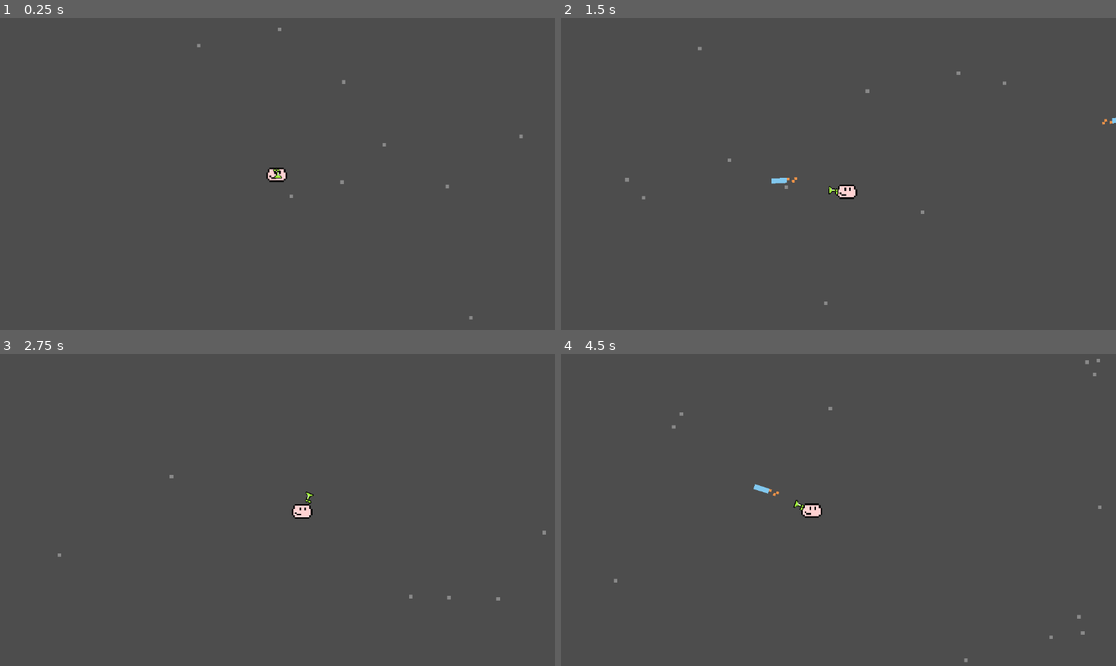
Above: before the commit, frames 1-4 (two rows, left to right).
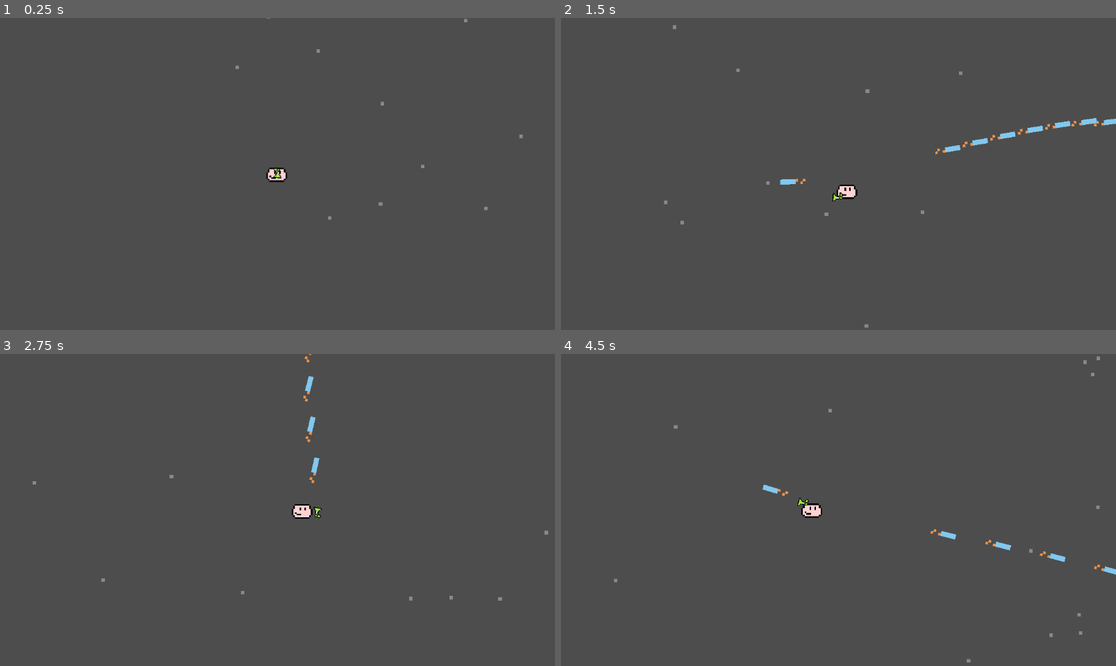
Above: after the commit, the same moments.

Repository: S0nter/azamnoyer
Game: Godot game, scene res://scenes/main.tscn
Same seed, same stepped clock (60 frames per second), same inputs: the game is played once before the commit and once after it. Before the commit the project starts from res://scenes/Main.tscn.
Inputs (mouse positions are in pixels of both pictures, inside the frame that each line leads up to):
- Up to frame 1 (0.25 s): no input
- Up to frame 2 (1.5 s): move the mouse to (960, 158) at 0.52 s; hold D (right) 0.53-1.28 s; hold Space (shoot) 0.53-1.28 s; move the mouse to (727, 189) at 1.27 s; hold S (down) from 1.28 s (still down); tap Space (shoot) at 1.35 s
- Up to frame 3 (2.75 s): move the mouse to (333, 441) at 2.02 s; release S (down) at 2.03 s; hold D (right) from 2.03 s (still down); hold Space (shoot) from 2.03 s (still down)
- Up to frame 4 (4.5 s): move the mouse to (810, 572) at 2.77 s; release D (right) at 2.78 s; release Space (shoot) at 2.78 s; hold W (up) 2.78-3.53 s; tap Space (shoot) at 2.85, 4.35 s; move the mouse to (1005, 556) at 3.52 s; hold Space (shoot) 3.53-4.28 s; hold A (left) from 3.53 s (still down); move the mouse to (672, 463) at 4.27 s

The runs differ from the first frame. In frame 1, 0.1% of the frame differs, in the area x 35-88%, y 0-97%; in frame 2, 0.7%, in the area x 11-100%, y 2-100%; in frame 3, 0.3%; in frame 4, 0.5%.

Commit message:
[rodentous] Try to reimplement gun logic
Gamepad support is missing from this reimplementation. There are some bugs with movement

Diff:
--- /dev/null
+++ b/assets/scripts/gun2.gd
@@ -0,0 +1,35 @@
+extends Sprite2D
+
+@onready var player: CharacterBody2D = get_tree().get_root().get_node("Main/Player")
+var Bullet = preload("res://scenes/bullet.tscn")
+var cooldown: float
+@onready var shoot_point = $"Muzzle"
+
+# Called when the node enters the scene tree for the first time.
+func _ready():
+	pass # Replace with function body.
+
+
+func _process(delta):
+	aim(delta)
+	cooldown -= delta
+	if Input.is_action_pressed("shoot"):
+		if cooldown <= 0:
+			cooldown = 0.1
+			shoot()
+
+
+func aim(delta):
+	var mouse = get_global_mouse_position()
+	look_at(mouse)
+
+	var difference = mouse - position;
+	if position.distance_to(mouse) > 30:
+		difference = difference.normalized() * 30
+	position = lerp(position, difference, delta * 10)
+
+func shoot():
+	var bullet = Bullet.instantiate()
+	get_tree().get_root().add_child(bullet)
+	bullet.global_transform = shoot_point.global_transform
+	bullet.look_at(shoot_point.global_position)
--- /dev/null
+++ b/assets/scripts/player.gd
@@ -0,0 +1,11 @@
+extends CharacterBody2D
+
+@export var speed = 250
+
+func _ready() -> void:
+	pass # Replace with function body.
+
+func _process(delta: float) -> void:
+	var input = Input.get_vector("left", "right", "up", "down")
+	velocity = input.normalized() * speed
+	move_and_slide()
--- a/project.godot
+++ b/project.godot
@@ -11,9 +11,9 @@
 [application]
 
 config/name="Topdown Roguelike"
-run/main_scene="res://scenes/Main.tscn"
+run/main_scene="res://scenes/main.tscn"
 config/features=PackedStringArray("4.2")
-config/icon="res://icon.png"
+config/icon="res://assets/sprites/icon.png"
 
 [importer_defaults]
 
--- a/scenes/Main.tscn
+++ /dev/null
@@ -1,100 +0,0 @@
-[gd_scene load_steps=6 format=3 uid="uid://d380qow6e4h8c"]
-
-[ext_resource type="Script" path="res://scripts/Camera.gd" id="1_3udac"]
-[ext_resource type="Texture2D" uid="uid://bgu0hhrknrnmu" path="res://assets/arrow_ui.png" id="1_ui35r"]
-[ext_resource type="Script" path="res://scripts/ash.gd" id="2_trv1c"]
-[ext_resource type="Texture2D" uid="uid://cum12osav6u0k" path="res://assets/arrow_ui_pressed.png" id="2_xn0a4"]
-[ext_resource type="PackedScene" uid="uid://bfi3ftfw1xspy" path="res://scenes/Player.tscn" id="3_o3mnl"]
-
-[node name="Main" type="Node2D"]
-position = Vector2(0, -2)
-
-[node name="Camera" type="Camera2D" parent="."]
-position = Vector2(576, 323)
-position_smoothing_enabled = true
-editor_draw_drag_margin = true
-script = ExtResource("1_3udac")
-
-[node name="Ash particles" type="CPUParticles2D" parent="."]
-texture_filter = 1
-position = Vector2(568, 0)
-amount = 32
-lifetime = 7.0
-preprocess = 3.0
-emission_shape = 3
-emission_rect_extents = Vector2(1, 500)
-direction = Vector2(-1, 0)
-spread = 15.0
-gravity = Vector2(0, 0)
-initial_velocity_min = 200.0
-initial_velocity_max = 200.0
-radial_accel_min = -15.0
-radial_accel_max = 51.67
-scale_amount_min = 7.29
-scale_amount_max = 7.29
-color = Color(1, 1, 1, 0.337255)
-script = ExtResource("2_trv1c")
-
-[node name="UI" type="CanvasLayer" parent="."]
-
-[node name="Control" type="Control" parent="UI"]
-layout_direction = 2
-layout_mode = 3
-anchors_preset = 2
-anchor_top = 1.0
-anchor_bottom = 1.0
-offset_left = 3.0
-offset_top = -647.0
-offset_right = 1155.0
-offset_bottom = 1.0
-grow_vertical = 0
-size_flags_horizontal = 0
-size_flags_vertical = 10
-metadata/_edit_use_anchors_ = true
-
-[node name="up" type="TouchScreenButton" parent="UI/Control"]
-texture_filter = 1
-position = Vector2(220, 225)
-scale = Vector2(5, 5)
-texture_normal = ExtResource("1_ui35r")
-texture_pressed = ExtResource("2_xn0a4")
-passby_press = true
-action = "up"
-visibility_mode = 1
-
-[node name="down" type="TouchScreenButton" parent="UI/Control"]
-texture_filter = 1
-position = Vector2(286, 356)
-rotation = 3.14159
-scale = Vector2(5, 5)
-texture_normal = ExtResource("1_ui35r")
-texture_pressed = ExtResource("2_xn0a4")
-passby_press = true
-action = "down"
-visibility_mode = 1
-
-[node name="left" type="TouchScreenButton" parent="UI/Control"]
-texture_filter = 1
-position = Vector2(156, 354)
-rotation = -1.57079
-scale = Vector2(5, 5)
-texture_normal = ExtResource("1_ui35r")
-texture_pressed = ExtResource("2_xn0a4")
-passby_press = true
-action = "left"
-visibility_mode = 1
-
-[node name="right" type="TouchScreenButton" parent="UI/Control"]
-texture_filter = 1
-position = Vector2(354, 293)
-rotation = 1.57079
-scale = Vector2(5, 5)
-texture_normal = ExtResource("1_ui35r")
-texture_pressed = ExtResource("2_xn0a4")
-passby_press = true
-action = "right"
-visibility_mode = 1
-
-[node name="Player" parent="." instance=ExtResource("3_o3mnl")]
-z_index = 1
-position = Vector2(80, 45)
--- a/scenes/bullet.tscn
+++ b/scenes/bullet.tscn
@@ -1,6 +1,6 @@
 [gd_scene load_steps=4 format=3 uid="uid://bt5h0bw41c1iy"]
 
-[ext_resource type="Texture2D" uid="uid://cd68dwsayajcf" path="res://assets/bullet.png" id="2_g0g6m"]
+[ext_resource type="Texture2D" uid="uid://cd68dwsayajcf" path="res://assets/sprites/bullet.png" id="2_g0g6m"]
 
 [sub_resource type="GDScript" id="GDScript_0e7r7"]
 script/source = "extends Area2D
--- /dev/null
+++ b/scenes/main.tscn
@@ -0,0 +1,93 @@
+[gd_scene load_steps=6 format=3 uid="uid://d380qow6e4h8c"]
+
+[ext_resource type="Script" path="res://assets/scripts/camera.gd" id="1_vi848"]
+[ext_resource type="Texture2D" uid="uid://bgu0hhrknrnmu" path="res://assets/sprites/arrow_ui.png" id="2_80rg5"]
+[ext_resource type="Texture2D" uid="uid://cum12osav6u0k" path="res://assets/sprites/arrow_ui_pressed.png" id="3_76w17"]
+[ext_resource type="PackedScene" uid="uid://bfi3ftfw1xspy" path="res://scenes/player.tscn" id="4_t0cf4"]
+[ext_resource type="Script" path="res://assets/scripts/ash.gd" id="5_edt62"]
+
+[node name="Main" type="Node2D"]
+position = Vector2(0, -2)
+
+[node name="Camera" type="Camera2D" parent="."]
+position_smoothing_enabled = true
+editor_draw_drag_margin = true
+script = ExtResource("1_vi848")
+
+[node name="UI" type="CanvasLayer" parent="."]
+
+[node name="Control" type="Control" parent="UI"]
+layout_direction = 2
+layout_mode = 3
+anchors_preset = 2
+anchor_top = 1.0
+anchor_bottom = 1.0
+grow_vertical = 0
+size_flags_horizontal = 0
+size_flags_vertical = 10
+metadata/_edit_use_anchors_ = true
+
+[node name="up" type="TouchScreenButton" parent="UI/Control"]
+texture_filter = 1
+position = Vector2(65, -130)
+scale = Vector2(5, 5)
+texture_normal = ExtResource("2_80rg5")
+texture_pressed = ExtResource("3_76w17")
+passby_press = true
+action = "up"
+visibility_mode = 1
+
+[node name="down" type="TouchScreenButton" parent="UI/Control"]
+texture_filter = 1
+position = Vector2(130, 0)
+rotation = 3.14159
+scale = Vector2(5, 5)
+texture_normal = ExtResource("2_80rg5")
+texture_pressed = ExtResource("3_76w17")
+passby_press = true
+action = "down"
+visibility_mode = 1
+
+[node name="left" type="TouchScreenButton" parent="UI/Control"]
+texture_filter = 1
+rotation = -1.57079
+scale = Vector2(5, 5)
+texture_normal = ExtResource("2_80rg5")
+texture_pressed = ExtResource("3_76w17")
+passby_press = true
+action = "left"
+visibility_mode = 1
+
+[node name="right" type="TouchScreenButton" parent="UI/Control"]
+texture_filter = 1
+position = Vector2(195, -65)
+rotation = 1.57079
+scale = Vector2(5, 5)
+texture_normal = ExtResource("2_80rg5")
+texture_pressed = ExtResource("3_76w17")
+passby_press = true
+action = "right"
+visibility_mode = 1
+
+[node name="Player" parent="." instance=ExtResource("4_t0cf4")]
+z_index = 1
+
+[node name="Ash particles" type="CPUParticles2D" parent="."]
+texture_filter = 1
+position = Vector2(568, 0)
+amount = 32
+lifetime = 7.0
+preprocess = 3.0
+emission_shape = 3
+emission_rect_extents = Vector2(1, 500)
+direction = Vector2(-1, 0)
+spread = 15.0
+gravity = Vector2(0, 0)
+initial_velocity_min = 200.0
+initial_velocity_max = 200.0
+radial_accel_min = -15.0
+radial_accel_max = 51.67
+scale_amount_min = 7.29
+scale_amount_max = 7.29
+color = Color(1, 1, 1, 0.337255)
+script = ExtResource("5_edt62")
--- a/scenes/Player.tscn
+++ b/scenes/player.tscn
@@ -1,9 +1,9 @@
 [gd_scene load_steps=6 format=3 uid="uid://bfi3ftfw1xspy"]
 
-[ext_resource type="Script" path="res://scripts/Player.gd" id="2"]
-[ext_resource type="Texture2D" uid="uid://bw6ed1djeeyiq" path="res://assets/player.png" id="2_c6r6q"]
-[ext_resource type="Texture2D" uid="uid://y5x0vgudjo05" path="res://assets/gun.png" id="3_frg5m"]
-[ext_resource type="Script" path="res://scripts/Gun.gd" id="4_50ywi"]
+[ext_resource type="Script" path="res://assets/scripts/player.gd" id="2"]
+[ext_resource type="Texture2D" uid="uid://bw6ed1djeeyiq" path="res://assets/sprites/player.png" id="2_c6r6q"]
+[ext_resource type="Texture2D" uid="uid://y5x0vgudjo05" path="res://assets/sprites/gun.png" id="3_frg5m"]
+[ext_resource type="Script" path="res://assets/scripts/gun2.gd" id="4_6wthn"]
 
 [sub_resource type="RectangleShape2D" id="1"]
 size = Vector2(48, 48)
@@ -28,7 +28,7 @@
 position = Vector2(29, 27)
 scale = Vector2(1.70167, 1.70167)
 texture = ExtResource("3_frg5m")
-script = ExtResource("4_50ywi")
+script = ExtResource("4_6wthn")
 
 [node name="Muzzle" type="Marker2D" parent="Gun"]
 position = Vector2(5.28892, -0.587658)
--- a/scenes/ui.tscn
+++ b/scenes/ui.tscn
@@ -1,7 +1,7 @@
 [gd_scene load_steps=3 format=3 uid="uid://lh4mt8f7xqlh"]
 
-[ext_resource type="Texture2D" uid="uid://bgu0hhrknrnmu" path="res://assets/arrow_ui.png" id="1_ownvc"]
-[ext_resource type="Texture2D" uid="uid://slf3rgpjp5kh" path="res://assets/arrow_ui_pressed.png" id="2_s1ctc"]
+[ext_resource type="Texture2D" uid="uid://bgu0hhrknrnmu" path="res://assets/sprites/arrow_ui.png" id="1_ownvc"]
+[ext_resource type="Texture2D" uid="uid://cum12osav6u0k" path="res://assets/sprites/arrow_ui_pressed.png" id="2_s1ctc"]
 
 [node name="Control" type="Control"]
 layout_direction = 2
--- a/scripts/Player.gd
+++ /dev/null
@@ -1,15 +0,0 @@
-extends CharacterBody2D
-
-@export var speed = 250
-
-func _ready() -> void:
-	pass # Replace with function body.
-
-
-func _process(delta: float) -> void:
-	var movement_direction = Input.get_vector("left", "right", "up", "down").normalized()
-	velocity = movement_direction * speed
-
-	move_and_slide()
-
-	#look_at(get_global_mouse_position())
Renamed: scripts/ash.gd -> assets/scripts/ash.gd
Renamed: scripts/bullet.gd -> assets/scripts/bullet.gd
Renamed: scripts/Camera.gd -> assets/scripts/camera.gd
Renamed: scripts/Gun.gd -> assets/scripts/gun.gd
Renamed: assets/arrow_ui.png -> assets/sprites/arrow_ui.png
Not shown, changed: assets/sprites/arrow_ui.png.import
Renamed: assets/arrow_ui_pressed.png -> assets/sprites/arrow_ui_pressed.png
Not shown, changed: assets/sprites/arrow_ui_pressed.png.import
Renamed: assets/bullet.png -> assets/sprites/bullet.png
Not shown, changed: assets/sprites/bullet.png.import
Renamed: assets/gun.png -> assets/sprites/gun.png
Not shown, changed: assets/sprites/gun.png.import
(and 4 more such lines)
